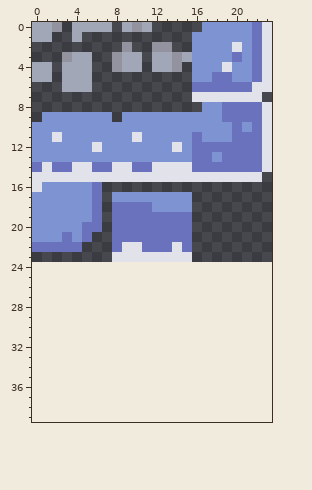
One commit to this pixel-art sprite: art/png/cocytus_ice2.png. Above is the file before it was changed.
The file is 24x24 pixels. The old version is drawn lined up with the new one, on the new canvas.
And afterwards:
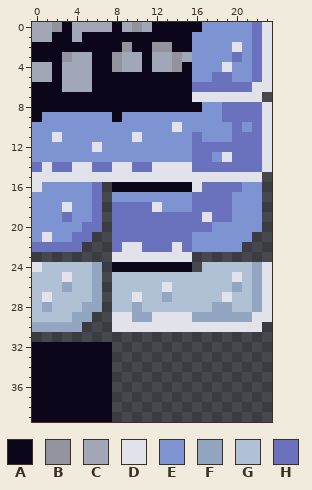
Palette (. is transparent): A #0c061b  B #93929f  C #a2a7b7  D #e1e2ea  E #7d93d2  F #92a6c1  G #b0c0d5  H #6a71bd
From old to new:
canvas 24x24 -> 24x40
@@ x 0..23 @@
- 0 CCB.CCCC.CBC.....EEEEEHD
- 1 CC..C...........EEEEEEHD
- 2 .........B..BB..EEEEDEHD
- 3 ...BCC..BCC.CCBCEEEEHEHD
- 4 CC.CCC..BCC.CCB.EEEDEEHD
- 5 CC.CCC..........EEHHEEHD
- 6 ...CCC..........HHHHHHDD
- 7 ................DDDDDDD.
- 8 .................EEHHHHD
- 9 .EEEEEEE.EEEEEEEEEEHHHHD
-10 EEEEEEEEEEEEEEEEEEEEHEHD
+ 0 CCBACCCCACBCAAAAAEEEEEHD
+ 1 CCAACAAAAAAAAAAAEEEEEEHD
+ 2 AAAAAAAAABAABBAAEEEEDEHD
+ 3 AAABCCAABCCACCBCEEEEHEHD
+ 4 CCACCCAABCCACCBAEEEDEEHD
+ 5 CCACCCAAAAAAAAAAEEHHEEHD
+ 6 AAACCCAAAAAAAAAAHHHHHHDD
+ 7 AAAAAAAAAAAAAAAADDDDDDD.
+ 8 AAAAAAAAAAAAAAAAAEEHHHHD
+ 9 AEEEEEEEAEEEEEEEEEEHHHHD
+10 EEEEEEEEEEEEEEDEEEEEHEHD
 11 EEDEEEEEEEDEEEEEHEEEHHHD
-12 EEEEEEDEEEEEEEDEHHHHHHHD
-13 EEEEEEEEEEEEEEEEHHEHHHHD
+12 EEEEEEDEEEEEEEEEHHHHHHHD
+13 EEEEEEEEEEEEEEEEHHEDHHHD
 14 HDHHDDHHDDHHDDDDHHHHHHHD
 15 DDDDDDDDDDDDDDDDDDDDDDD.
-16 DEEEEEH.................
-17 EEEEEEH.EEEEEEEE........
-18 EEEEEEH.HHHHEEEE........
-19 EEEEEEH.HHHHHHHH........
-20 EEEEEHH.HHHHHHHH........
-21 EEEHEH..HHHHHHHH........
-22 HHHHH...HDDHHHDH........
+16 DEEEEEH.AAAAAAAADHHHHEE.
+17 EEEEEEH.EEEEEEEEHHHHEEE.
+18 EEEDEEH.HHHHDEEEHHHHEEE.
+19 EEEHEEH.HHHHHHHHHDHHEEE.
+20 EEEEEHH.HHHHHHHHHHEEEEE.
+21 EDEEHH..HHHHHHHHEEEEEE..
+22 HHHHH...HDDHHHDHEEEEE...
 23 ........DDDDDDDD........
-24 ........................
-25 ........................
-26 ........................
-27 ........................
-28 ........................
-29 ........................
-30 ........................
+24 DGGGGGF.AAAAAAAA.GGGGGFD
+25 GGGDGGF.GGGGGGGGGGGGDGFD
+26 GGGFGGF.GGGGGDGGGGGGFGFD
+27 GDGGGGF.GGDGGFGGGGGDGGFD
+28 GFGGGFF.GGFGGGGGGGFFGGFD
+29 GGGGFF..DDFFDDDDFFFFFFDD
+30 FFFFF...DDDDDDDDDDDDDDD.
 31 ........................
-32 ........................
-33 ........................
-34 ........................
-35 ........................
-36 ........................
-37 ........................
-38 ........................
-39 ........................
+32 AAAAAAAA................
+33 AAAAAAAA................
+34 AAAAAAAA................
+35 AAAAAAAA................
+36 AAAAAAAA................
+37 AAAAAAAA................
+38 AAAAAAAA................
+39 AAAAAAAA................
Where, in picture pixels (left, top, right, bottom), the same in both pictures:
changed: (32, 22, 272, 422)
